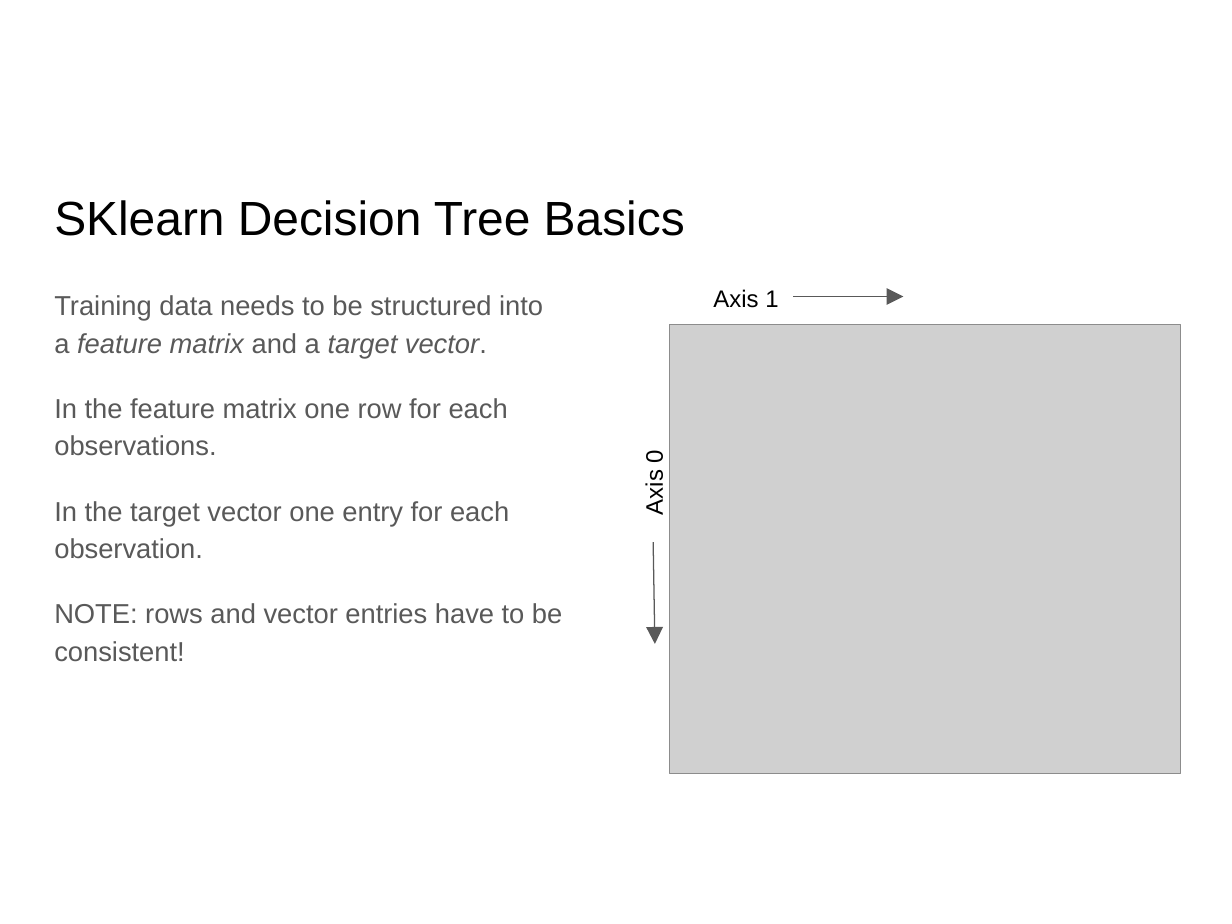
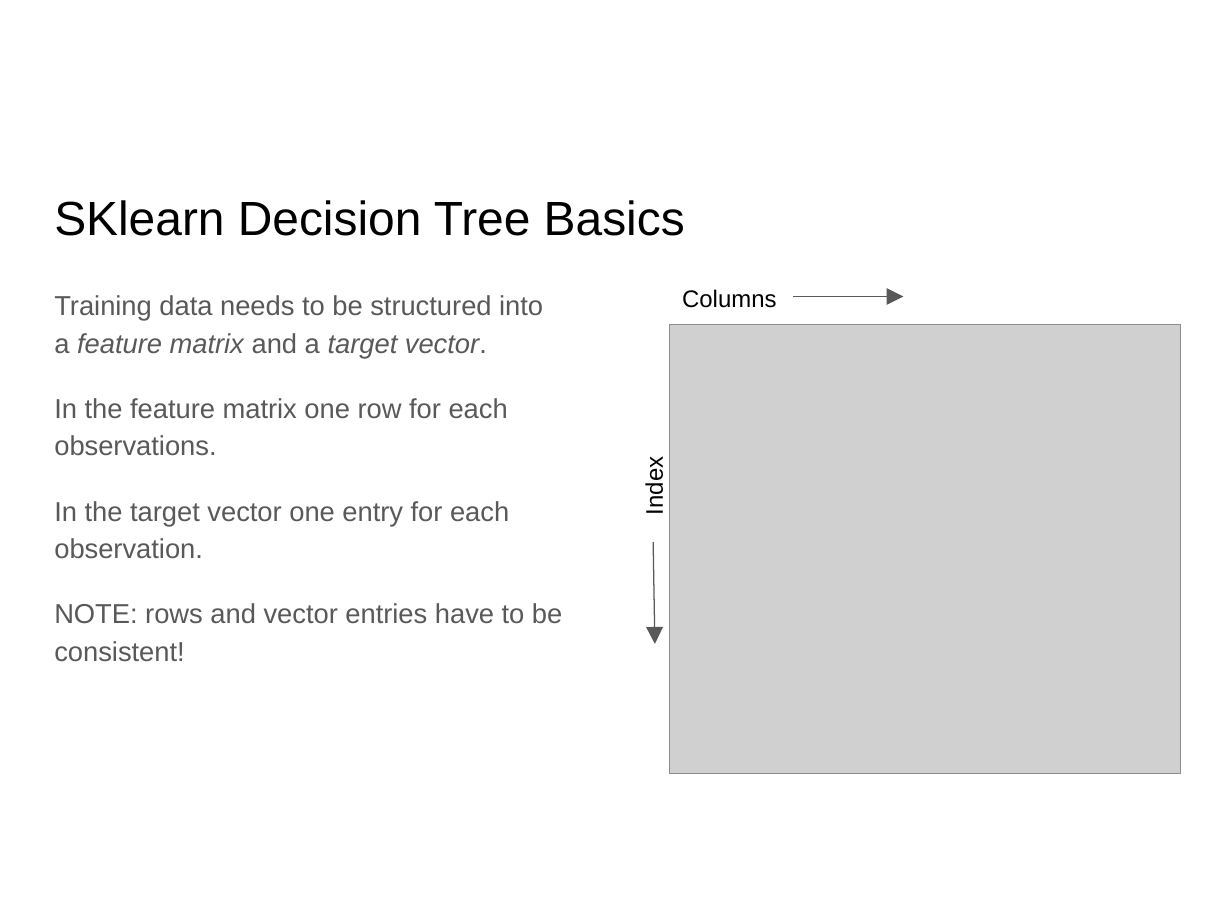
Before and after one commit to lutzhamel/CSC310, a slide deck: slide 27 of notes/06-machine-learning-basics-1.pptx. Drawn at 1232x924 pixels with LibreOffice and Linux fonts; fonts in the diff are those of the drawing; grey boxes stand for pictures. Boxes give left, top, right and bottom in pixels: in the first picture for what was removed or moved away, otherwise in the second. Text is boxed around its words. In the diff, an @@ line names an element or a change of style, - is before the commit and + after.

```diff
--- a/notes/06-machine-learning-basics-1.pptx
+++ b/notes/06-machine-learning-basics-1.pptx
@@ text at (x1=682, y1=289, x2=777, y2=308): text changed @@
-Axis 1
+Columns
@@ text at (x1=641, y1=461, x2=668, y2=513): text changed @@
-Axis 0
+Index
```
Also in this commit, not shown: 2 other files.
